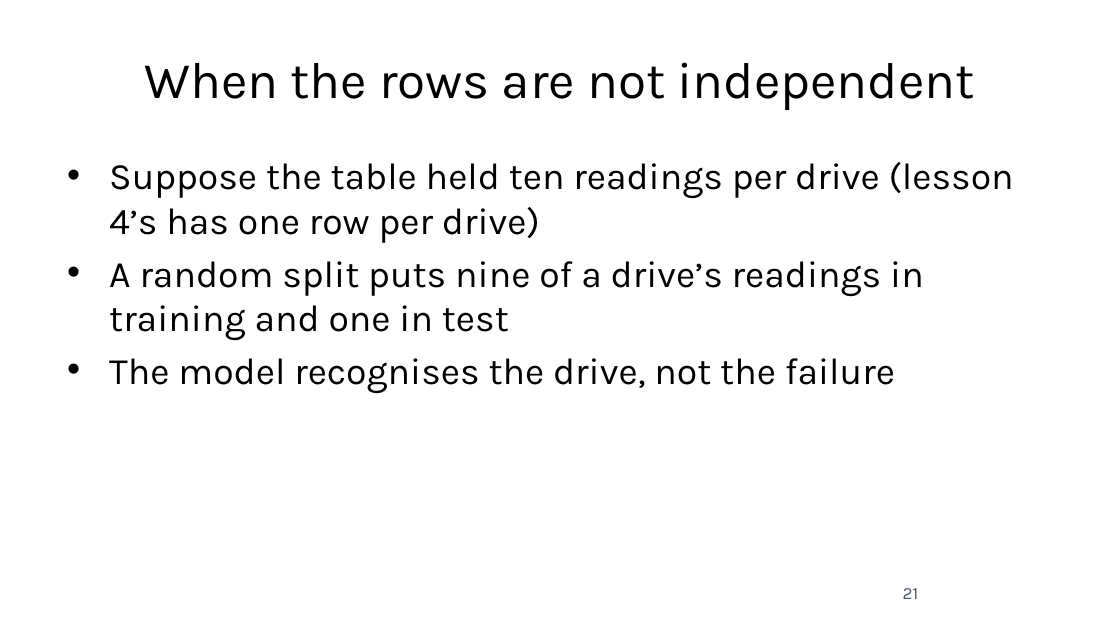
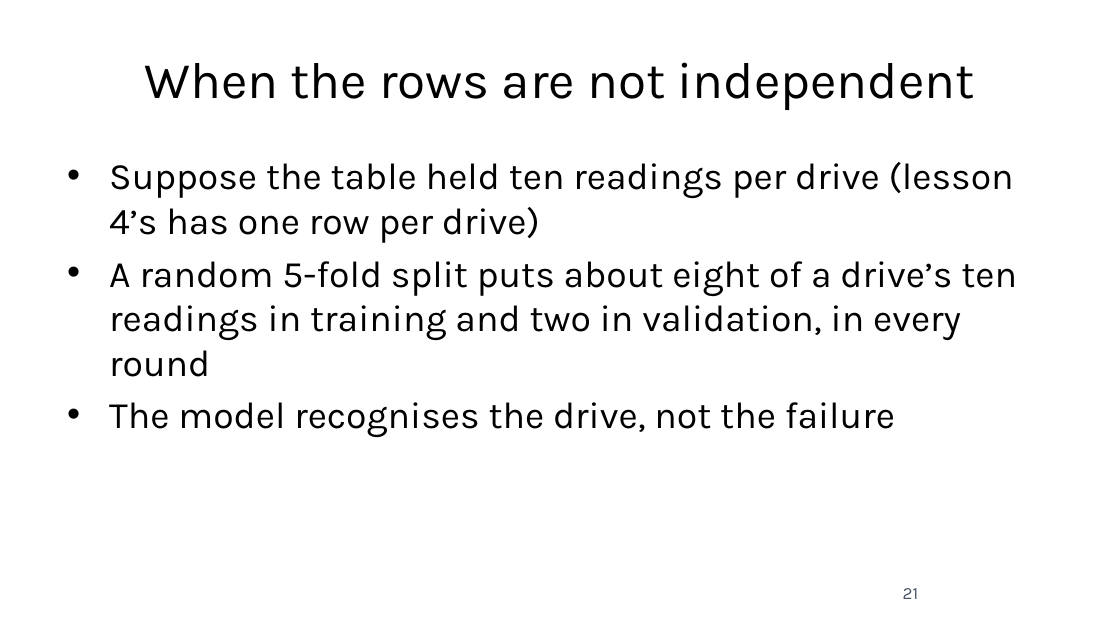
Before and after one commit to fabioantonini/technologies-for-artificial-intelligence, a slide deck: slide 21 of Lessons/05_experimental_methodology/Slides/experimental_methodology_slides.pptx. Drawn at 1120x630 pixels with LibreOffice and Linux fonts; fonts in the diff are those of the drawing; background and template pictures are left out. Boxes give left, top, right and bottom in pixels: in the first picture for what was removed or moved away, otherwise in the second. Text is boxed around its words. In the diff, an @@ line names an element or a change of style, - is before the commit and + after.

```diff
--- a/Lessons/05_experimental_methodology/Slides/experimental_methodology_slides.pptx
+++ b/Lessons/05_experimental_methodology/Slides/experimental_methodology_slides.pptx
@@ text at bbox=[109, 261, 1017, 377]: text changed @@
-• A random split puts nine of a drive’s readings in training and one in test
+• A random 5-fold split puts about eight of a drive’s ten readings in training and two in validation, in every round
```
Also in this commit, not shown: 8 other slides changed, 17 other files.
